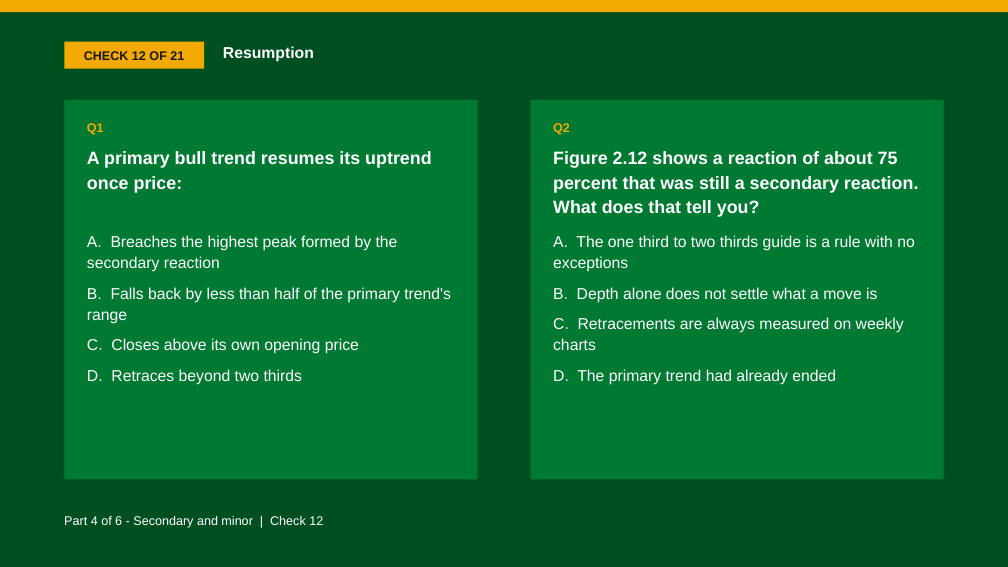
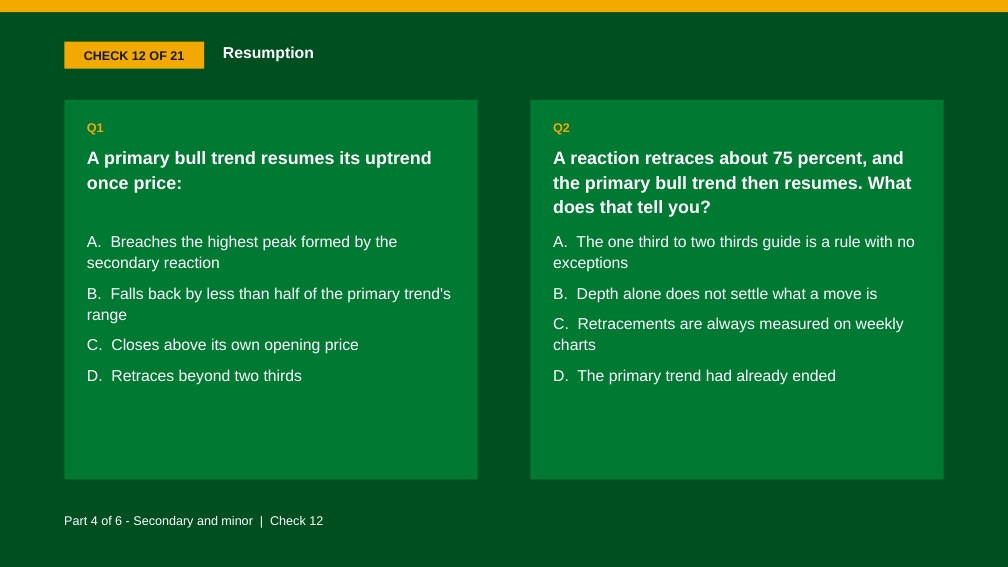
Before and after one commit to benjiesotelo-sudo/Telos_FIN1209, a slide deck: slide 94 of chapter-02/FIN1209-Chapter-02.pptx. Drawn at 1008x567 pixels with LibreOffice and Linux fonts; fonts in the diff are those of the drawing. Boxes give left, top, right and bottom in pixels: in the first picture for what was removed or moved away, otherwise in the second. Text is boxed around its words. In the diff, an @@ line names an element or a change of style, - is before the commit and + after.

```diff
--- a/chapter-02/FIN1209-Chapter-02.pptx
+++ b/chapter-02/FIN1209-Chapter-02.pptx
@@ text at [553, 151, 912, 217]: text changed @@
-Figure 2.12 shows a reaction of about 75 percent that was still a secondary reaction. What does that tell you?
+A reaction retraces about 75 percent, and the primary bull trend then resumes. What does that tell you?
```
Also in this commit, not shown: 1 other slide changed, 7 other files.
